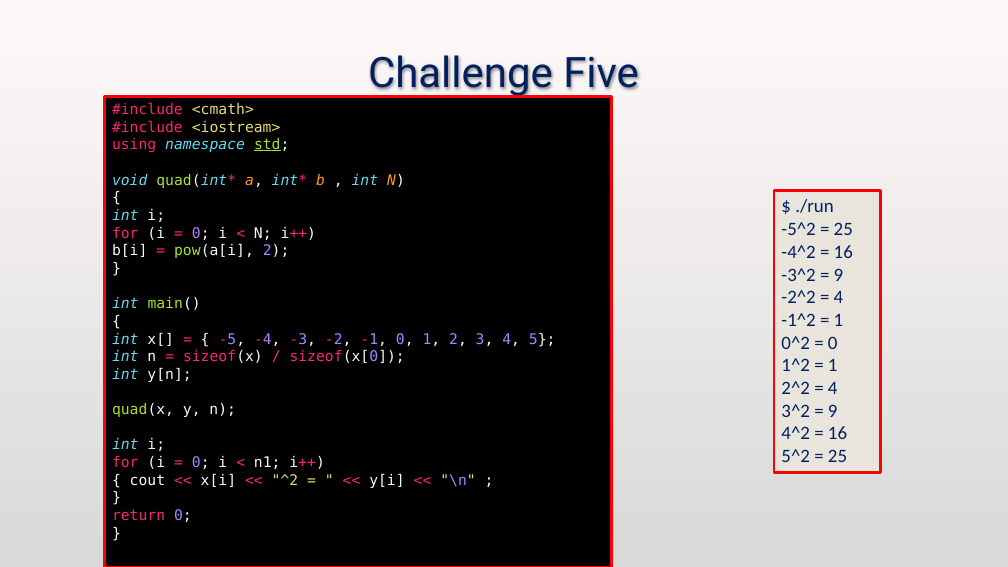
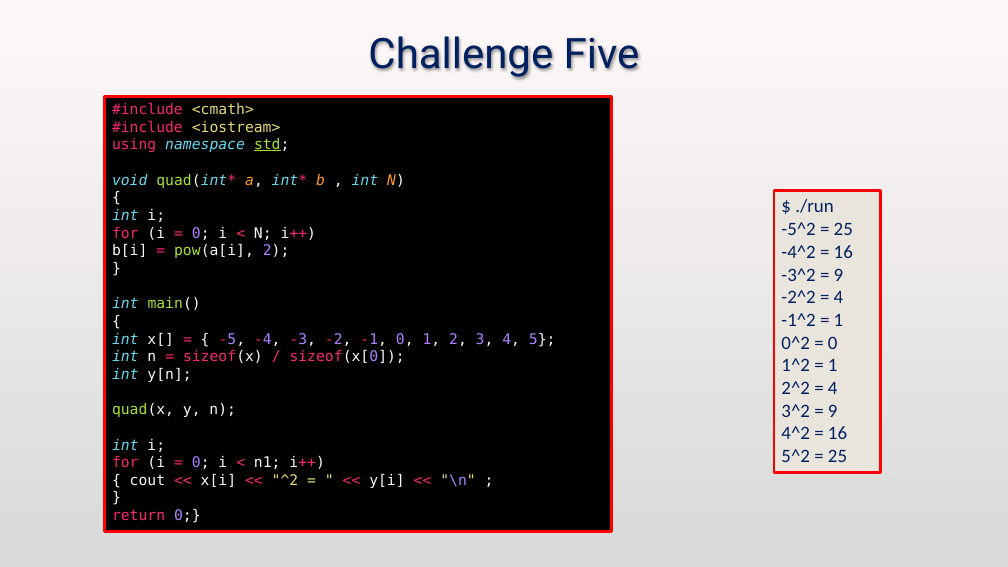
Before and after one commit to Alex-Hill94/Alex-Hill94.github.io, a slide deck: slide 47 of Workshop/Intro_to_C++/WS3.pptx. Drawn at 1008x567 pixels with LibreOffice and Linux fonts; fonts in the diff are those of the drawing; background and template pictures are left out. Boxes give left, top, right and bottom in pixels: in the first picture for what was removed or moved away, otherwise in the second. Text is boxed around its words. In the diff, an @@ line names an element or a change of style, - is before the commit and + after.

```diff
--- a/Workshop/Intro_to_C++/WS3.pptx
+++ b/Workshop/Intro_to_C++/WS3.pptx
@@ title "Challenge Five": place and size @@
-title "Challenge Five" at box(368, 55, 639, 98)
+title "Challenge Five" at box(368, 36, 640, 79)
@@ rectangle "#include <cmath>": place and size @@
-rectangle "#include <cmath>" at box(104, 96, 611, 567)
+rectangle "#include <cmath>" at box(104, 96, 611, 532)
@@ text in rectangle at box(112, 509, 201, 523): text changed @@
-return 0;
-}
+return 0;}
```
Also in this commit, not shown: 5 other slides changed, 2 other files.
